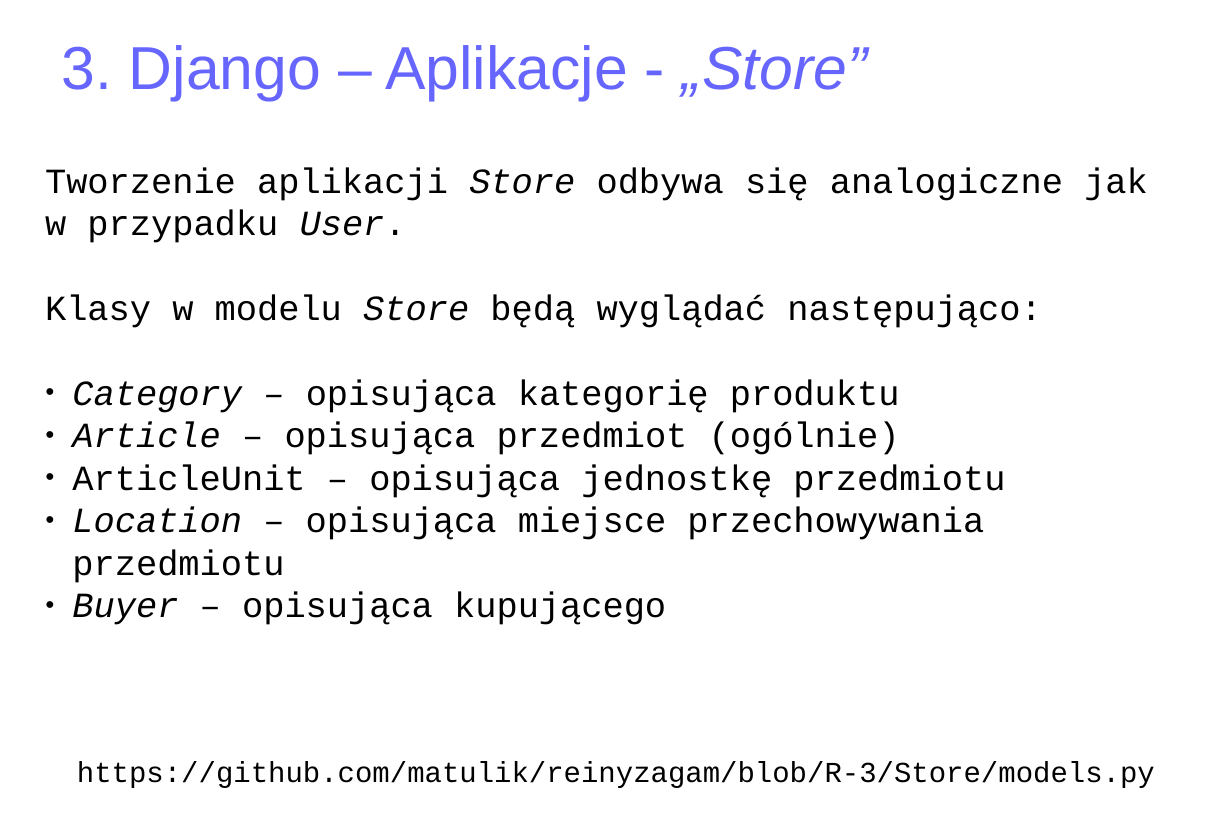
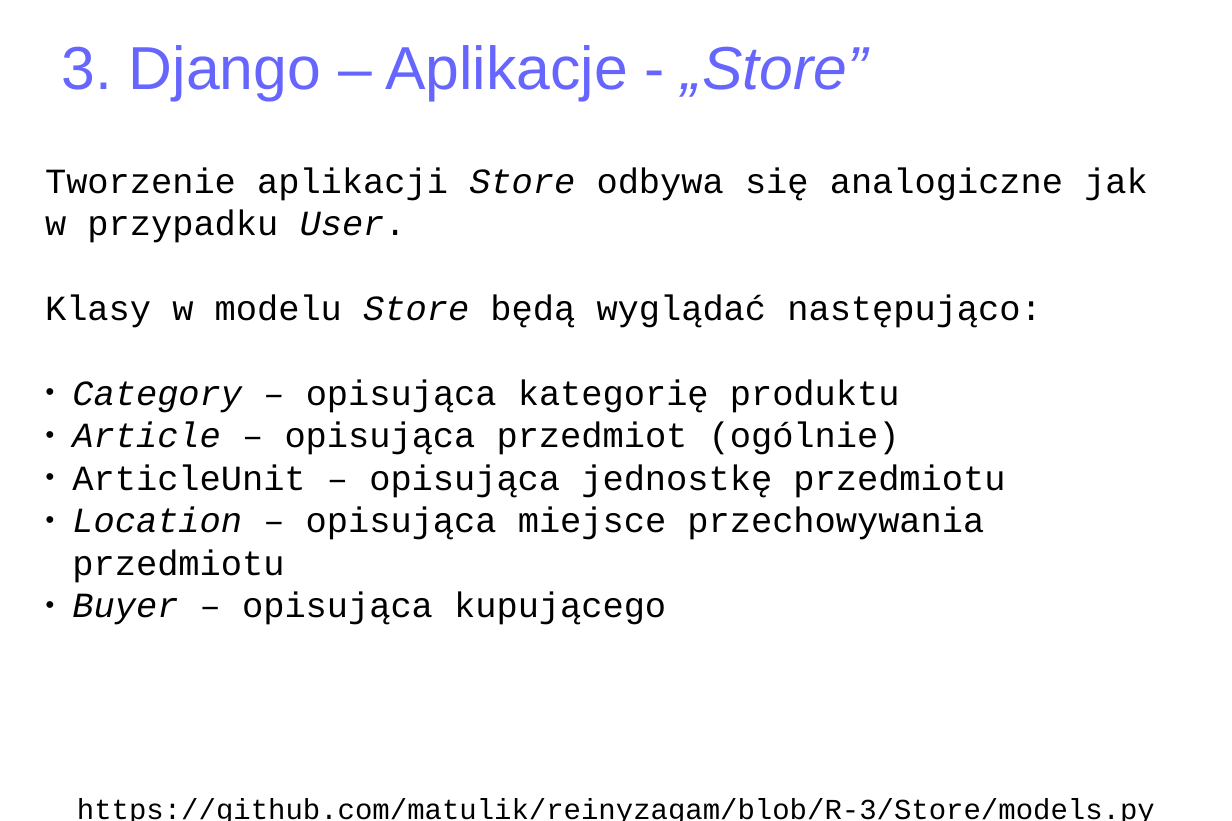
Before and after one commit to matulik/reinyzagam, a slide deck: slide 18 of Docs/presentation.odp. Drawn at 1232x821 pixels with LibreOffice and Linux fonts; fonts in the diff are those of the drawing. Boxes give left, top, right and bottom in pixels: in the first picture for what was removed or moved away, otherwise in the second. Text is boxed around its words. In the diff, an @@ line names an element or a change of style, - is before the commit and + after.

```diff
--- a/Docs/presentation.odp
+++ b/Docs/presentation.odp
@@ text "https://github.com/matulik/reinyzagam/blob/R-3/Store/models. ...": place and size @@
-text "https://github.com/matulik/reinyzagam/blob/R-3/Store/models. ..." at (77, 762, 1155, 788)
+text "https://github.com/matulik/reinyzagam/blob/R-3/Store/models. ..." at (77, 798, 1155, 821)
```
Also in this commit, not shown: 2 other slides changed, 9 slides added, 6 other files.
